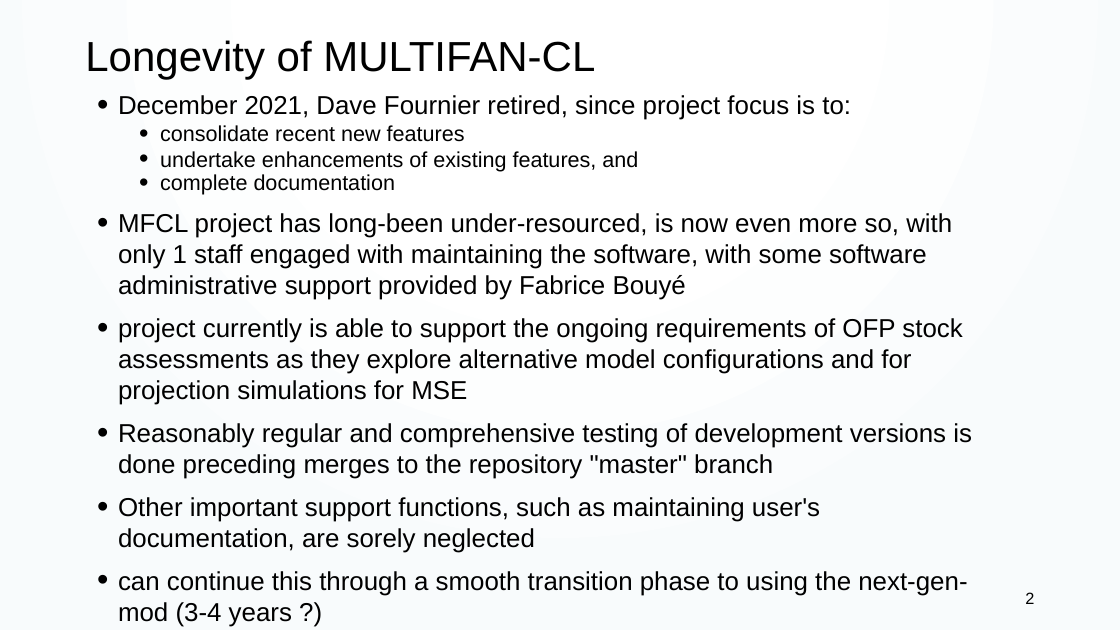
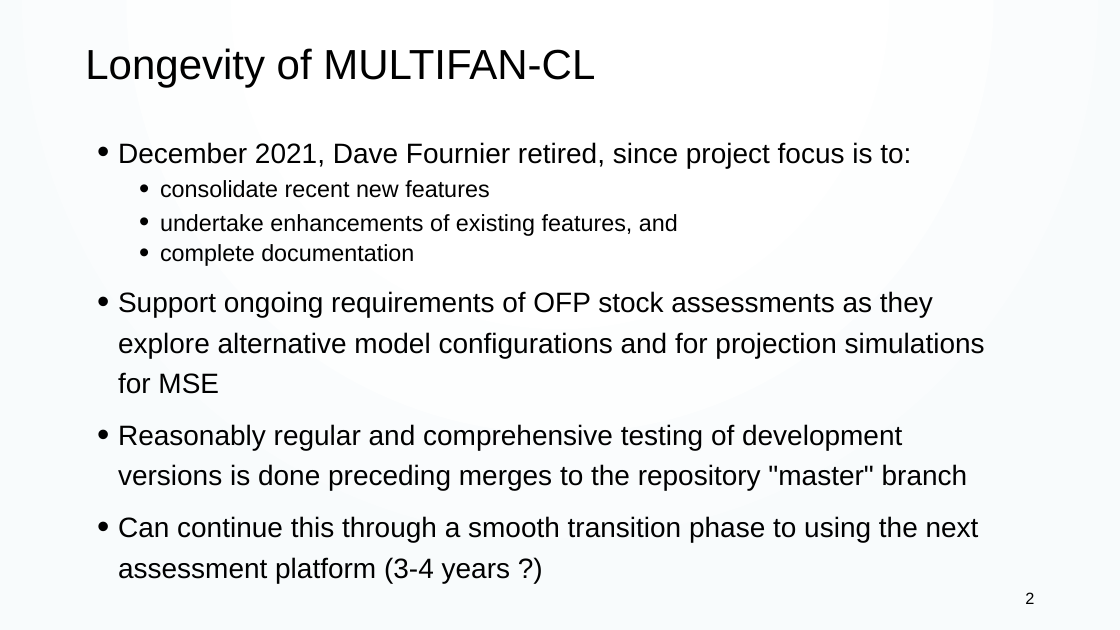
Before and after one commit to PacificCommunity/ofp-sam-transition-plan, a slide deck: slide 2 of presentations/2024_05_13_mfcl_future/MULTIFAN-CL_future.pptx. Drawn at 1120x630 pixels with LibreOffice and Linux fonts; fonts in the diff are those of the drawing. Boxes give left, top, right and bottom in pixels: in the first picture for what was removed or moved away, otherwise in the second. Text is boxed around its words. In the diff, an @@ line names an element or a change of style, - is before the commit and + after.

Commit message:
Trim down MFCL presentation

```diff
--- a/presentations/2024_05_13_mfcl_future/MULTIFAN-CL_future.pptx
+++ b/presentations/2024_05_13_mfcl_future/MULTIFAN-CL_future.pptx
@@ text "Longevity of MULTIFAN-CL": place and size @@
-text "Longevity of MULTIFAN-CL" at box(85, 40, 595, 79)
+text "Longevity of MULTIFAN-CL" at box(85, 48, 595, 87)
@@ text "December 2021, Dave Fournier retired, ...": place and size @@
-text "December 2021, Dave Fournier retired, ..." at box(118, 95, 972, 627)
+text "December 2021, Dave Fournier retired, ..." at box(118, 142, 985, 583)
@@ text at box(118, 142, 968, 491): size 22.2 to 24 pt in "December 2021, Dave Fournier retired, since project ...", "Reasonably regular and comprehensive testing of development ..."; size 18.5 to 20 pt in "consolidate recent new features", "undertake enhancements of existing features, and", "complete documentation"; line spacing 1 to 1.2; line spacing 0.9 to 1.1 @@
@@ text at box(118, 291, 985, 394): text changed; size 22.2 to 24 pt @@
-• MFCL project has long-been under-resourced, is now even more so, with only 1 staff engaged with maintaining the software, with some software administrative support provided by Fabrice Bouyé
-• project currently is able to support the ongoing requirements of OFP stock assessments as they explore alternative model configurations and for projection simulations for MSE
+• Support ongoing requirements of OFP stock assessments as they explore alternative model configurations and for projection simulations for MSE
@@ text at box(118, 516, 979, 583): text changed; size 22.2 to 24 pt @@
-• Other important support functions, such as maintaining user's documentation, are sorely neglected
-• can continue this through a smooth transition phase to using the next-gen-mod (3-4 years ?)
+• Can continue this through a smooth transition phase to using the next assessment platform (3-4 years ?)
```
Also in this commit, not shown: 5 other slides changed, 6 slides removed, 1 other file.
